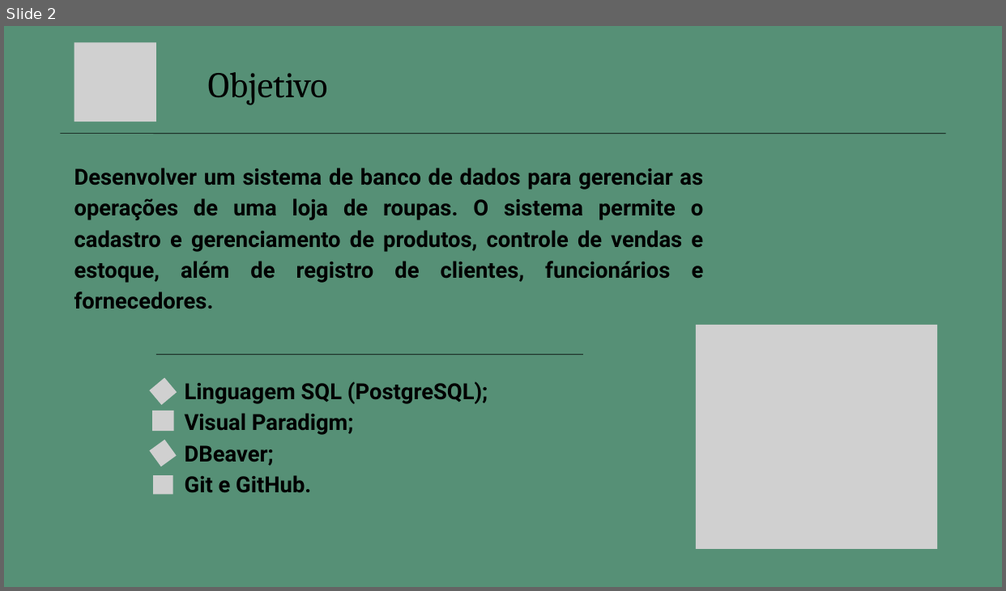
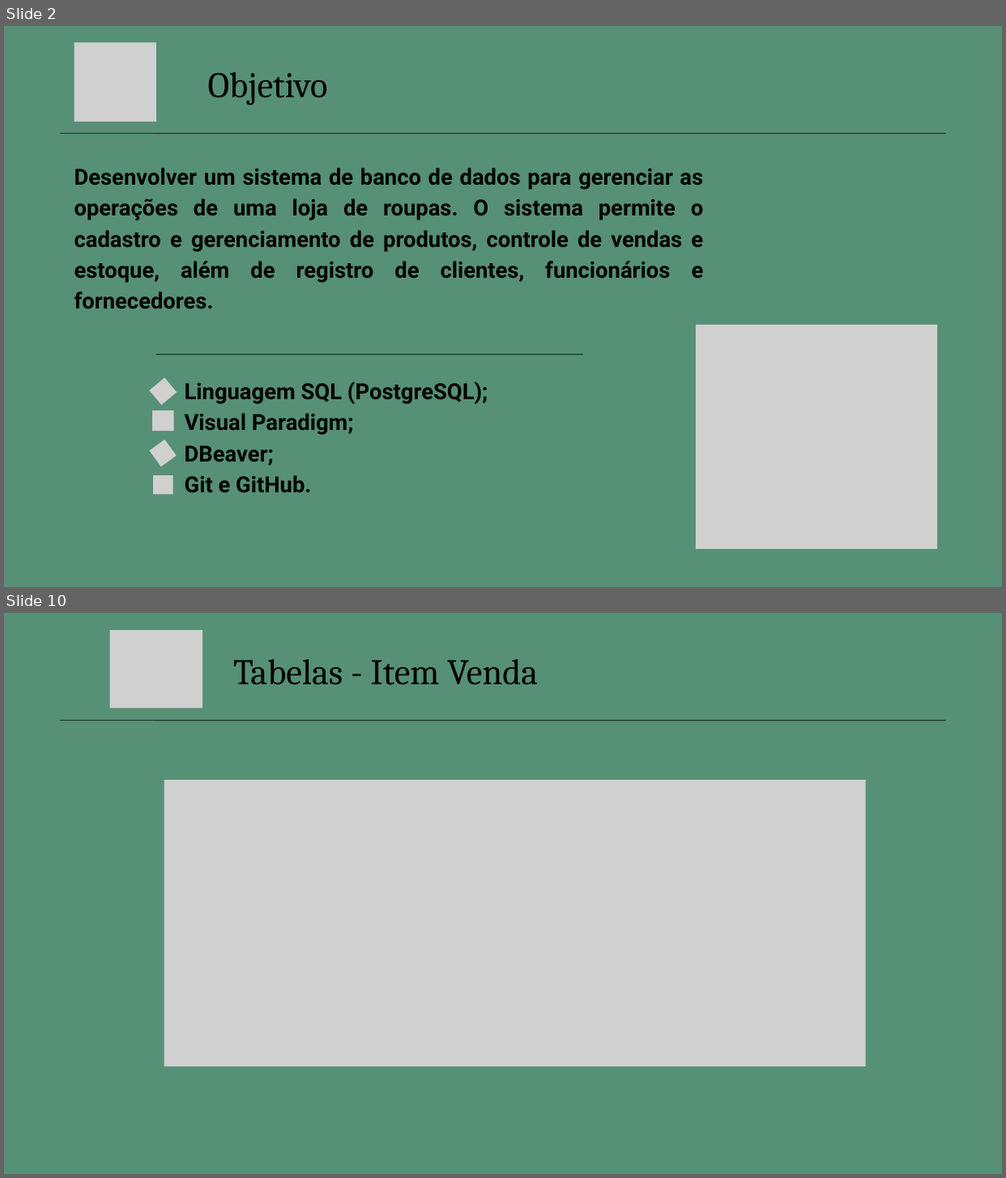
Before and after one commit to maiarakothe/Monamu, a slide deck: Monamu_Slides.pptx. Shown one above the other, each under a label of ours: slide 2 before the commit, slides 2 and 10 after it; the slides between them are not shown. The pictures are 1006x591 and 1006x1178 pixels, drawn with LibreOffice and Linux fonts; fonts in the diff are those of the drawing; grey boxes stand for pictures. Boxes give left, top, right and bottom in pixels: in the first picture for what was removed or moved away, otherwise in the second. Text is boxed around its words. In the diff, an @@ line names an element or a change of style, - is before the commit and + after.

Commit message:
Adição das Tabelas

```diff
--- a/Monamu_Slides.pptx
+++ b/Monamu_Slides.pptx
@@ slide 10 added at box(4, 613, 1002, 1174), background #569076 @@
@@ picture added at box(110, 630, 202, 708) @@
@@ text added at box(233, 659, 538, 685), 52 pt, text #000000 @@
+Tabelas - Item Venda
@@ line added from (60, 720) to (946, 720), #000000 0.75 pt @@
@@ picture added at box(164, 780, 866, 845) @@
@@ picture added at box(164, 845, 866, 1045) @@
@@ picture added at box(164, 1045, 866, 1067) @@
```
Also in this commit, not shown: 10 other slides added, 1 slide removed.
